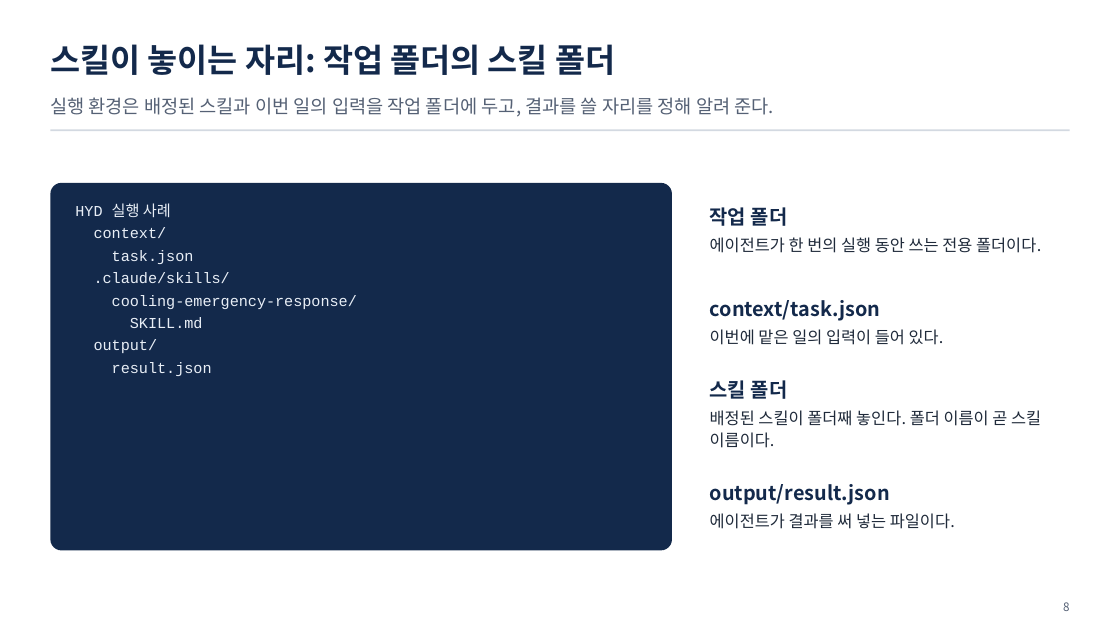
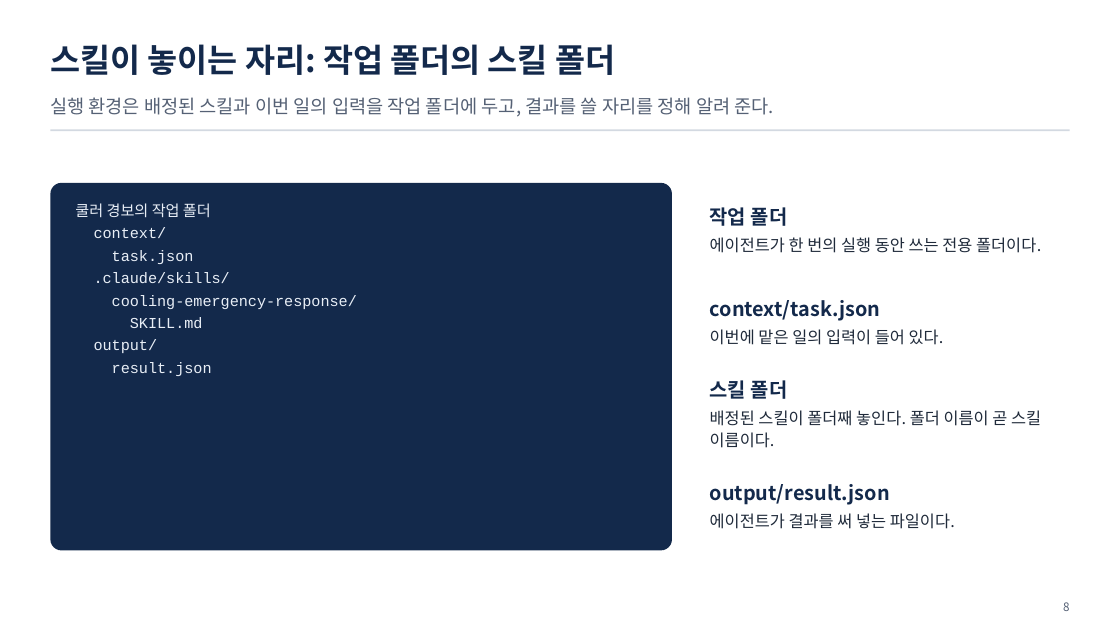
Before and after one commit to uengine-oss/hyd-iot-edu, a slide deck: slide 8 of workspace/강의제작/산출물/통합반/이론/06회차/통합반_06일차.pptx. Drawn at 1120x630 pixels with LibreOffice and Linux fonts; fonts in the diff are those of the drawing. Boxes give left, top, right and bottom in pixels: in the first picture for what was removed or moved away, otherwise in the second. Text is boxed around its words. In the diff, an @@ line names an element or a change of style, - is before the commit and + after.

Commit message:
통합반 6회차 첫 단원의 실제 실행 기록·낭독·쉼을 고치고 지정 렌더 대기를 인계
1~14장의 독립 검토 지적 두 건을 반영했다. 화면 11장과 노트 12장, 낭독 13구획을 고쳤다. 지정 글꼴의 위치·가림 확인이 남아 01~03편은 제작 대기다.

```diff
--- a/workspace/강의제작/산출물/통합반/이론/06회차/통합반_06일차.pptx
+++ b/workspace/강의제작/산출물/통합반/이론/06회차/통합반_06일차.pptx
@@ text at <box>75,203,211,218</box>: text changed @@
-HYD 실행 사례
+쿨러 경보의 작업 폴더
```
Also in this commit, not shown: 10 other slides changed, 25 other files.
